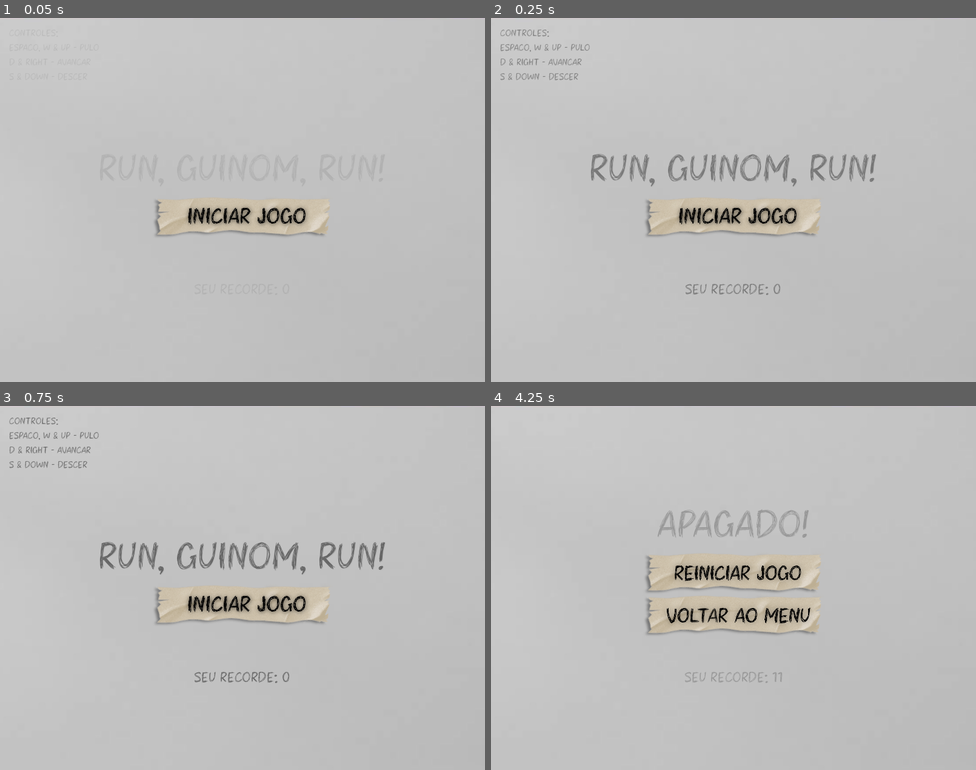
Above: before the commit, frames 1-4 (two rows, left to right).
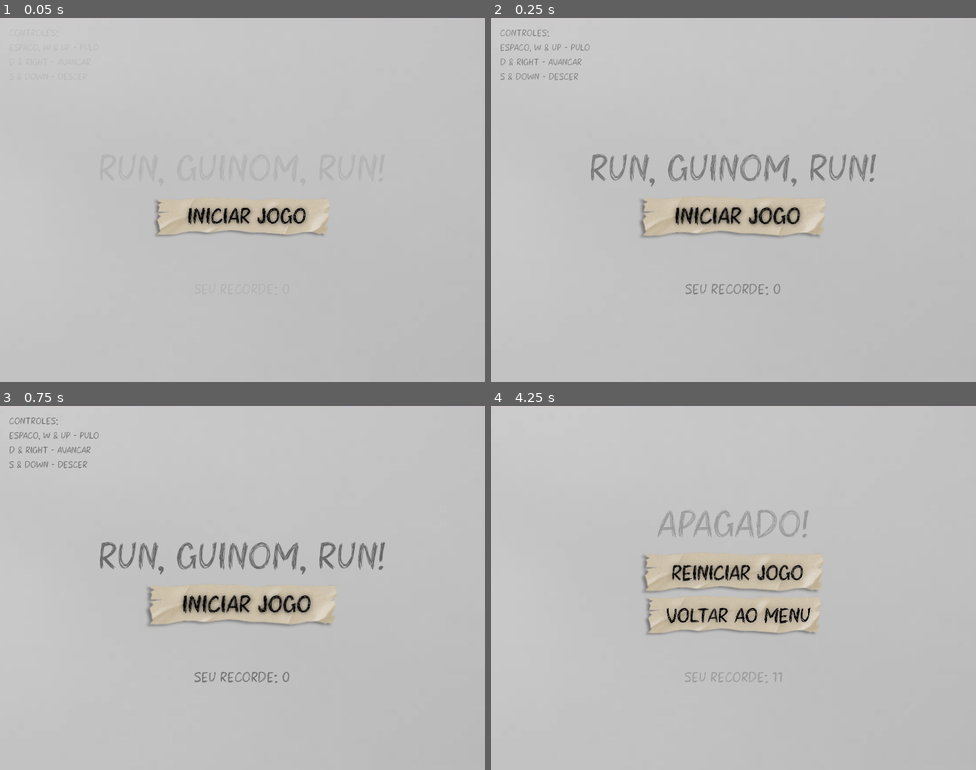
Above: after the commit, the same moments.

Repository: miguellaroque/Run-Guinom-Run-
Game: Godot game, scene res://scenes/main_menu.tscn
The game is run twice, just before and just after one commit, with the same random seed, the same clock (stepped at 60 frames per second) and the same inputs.
Inputs (mouse positions are in pixels of both pictures, inside the frame that each line leads up to):
- Up to frame 1 (0.05 s): no input
- Up to frame 2 (0.25 s): no input
- Up to frame 3 (0.75 s): click (242, 606) at 0.5 s
- Up to frame 4 (4.25 s): hold D (avancar) 1.28-2.78 s; tap S (cair) every 0.75 s from 1.35 to 3.6 s; tap Space (pulo) at 1.52, 2.27, 3.77 s; hold D (avancar) from 3.53 s (still down)

Frame 1 is identical in both runs. In frame 2, 1.1% of the frame differs, in the area x 30-69%, y 49-61%; in frame 3, 1.4%, in the area x 30-70%, y 49-61%; in frame 4, 0.8%.

Commit message:
Adicionando navegação entre botões dos menus

Diff:
--- a/scenes/game_over.tscn
+++ b/scenes/game_over.tscn
@@ -5,7 +5,84 @@
 [ext_resource type="FontFile" uid="uid://ckcnxfhwmwhse" path="res://fonts/Chaos Aura.otf" id="2_tbwuq"]
 [ext_resource type="Texture2D" uid="uid://wlr7x08n4icb" path="res://sprites/botão_reiniciar.png" id="3_racf3"]
 [ext_resource type="Texture2D" uid="uid://bi0wt4vassw6t" path="res://sprites/botão_voltar_menu.png" id="4_7m3ot"]
+[ext_resource type="Script" uid="uid://c31cnlrvmrmh6" path="res://scripts/btn_iniciar.gd" id="6_2jtsn"]
 [ext_resource type="Script" uid="uid://8b7rj0pl7fm0" path="res://scripts/fade_in_go.gd" id="6_irg28"]
+
+[sub_resource type="StyleBoxEmpty" id="StyleBoxEmpty_8bugq"]
+
+[sub_resource type="Animation" id="Animation_wawo4"]
+length = 0.001
+tracks/0/type = "value"
+tracks/0/imported = false
+tracks/0/enabled = true
+tracks/0/path = NodePath(".:scale")
+tracks/0/interp = 1
+tracks/0/loop_wrap = true
+tracks/0/keys = {
+"times": PackedFloat32Array(0),
+"transitions": PackedFloat32Array(1),
+"update": 0,
+"values": [Vector2(1, 1)]
+}
+
+[sub_resource type="Animation" id="Animation_56v3a"]
+resource_name = "btn_selecionado"
+tracks/0/type = "value"
+tracks/0/imported = false
+tracks/0/enabled = true
+tracks/0/path = NodePath(".:scale")
+tracks/0/interp = 1
+tracks/0/loop_wrap = true
+tracks/0/keys = {
+"times": PackedFloat32Array(0, 0.51, 1),
+"transitions": PackedFloat32Array(1, 1, 1),
+"update": 0,
+"values": [Vector2(1, 1), Vector2(1.15, 1.15), Vector2(1, 1)]
+}
+
+[sub_resource type="AnimationLibrary" id="AnimationLibrary_o57t2"]
+_data = {
+&"RESET": SubResource("Animation_wawo4"),
+&"btn_selecionado": SubResource("Animation_56v3a")
+}
+
+[sub_resource type="StyleBoxEmpty" id="StyleBoxEmpty_uq3qu"]
+
+[sub_resource type="Animation" id="Animation_0p6qk"]
+length = 0.001
+tracks/0/type = "value"
+tracks/0/imported = false
+tracks/0/enabled = true
+tracks/0/path = NodePath(".:scale")
+tracks/0/interp = 1
+tracks/0/loop_wrap = true
+tracks/0/keys = {
+"times": PackedFloat32Array(0),
+"transitions": PackedFloat32Array(1),
+"update": 0,
+"values": [Vector2(1, 1)]
+}
+
+[sub_resource type="Animation" id="Animation_s4bmq"]
+resource_name = "btn_selecionado"
+tracks/0/type = "value"
+tracks/0/imported = false
+tracks/0/enabled = true
+tracks/0/path = NodePath(".:scale")
+tracks/0/interp = 1
+tracks/0/loop_wrap = true
+tracks/0/keys = {
+"times": PackedFloat32Array(0, 0.51, 1),
+"transitions": PackedFloat32Array(1, 1, 1),
+"update": 0,
+"values": [Vector2(1, 1), Vector2(1.15, 1.15), Vector2(1, 1)]
+}
+
+[sub_resource type="AnimationLibrary" id="AnimationLibrary_r8nfu"]
+_data = {
+&"RESET": SubResource("Animation_0p6qk"),
+&"btn_selecionado": SubResource("Animation_s4bmq")
+}
 
 [node name="Game Over" type="Control" unique_id=1124852981]
 layout_mode = 3
@@ -81,8 +158,15 @@
 offset_bottom = 28.0
 grow_horizontal = 2
 grow_vertical = 2
+pivot_offset = Vector2(153, 52)
+focus_next = NodePath("../VoltarMenu")
+theme_override_styles/focus = SubResource("StyleBoxEmpty_8bugq")
 icon = ExtResource("3_racf3")
 flat = true
+script = ExtResource("6_2jtsn")
+
+[node name="AnimationPlayer" type="AnimationPlayer" parent="Reiniciar" unique_id=1531122932]
+libraries/ = SubResource("AnimationLibrary_o57t2")
 
 [node name="VoltarMenu" type="Button" parent="." unique_id=1805743938]
 layout_mode = 1
@@ -97,8 +181,15 @@
 offset_bottom = 98.0
 grow_horizontal = 2
 grow_vertical = 2
+pivot_offset = Vector2(153.5, 52)
+focus_previous = NodePath("../Reiniciar")
+theme_override_styles/focus = SubResource("StyleBoxEmpty_uq3qu")
 icon = ExtResource("4_7m3ot")
 flat = true
+script = ExtResource("6_2jtsn")
+
+[node name="AnimationPlayer" type="AnimationPlayer" parent="VoltarMenu" unique_id=627529714]
+libraries/ = SubResource("AnimationLibrary_r8nfu")
 
 [connection signal="pressed" from="Reiniciar" to="." method="_on_reiniciar_pressed"]
 [connection signal="pressed" from="VoltarMenu" to="." method="_on_voltar_menu_pressed"]
--- a/scenes/main_menu.tscn
+++ b/scenes/main_menu.tscn
@@ -5,6 +5,46 @@
 [ext_resource type="FontFile" uid="uid://ckcnxfhwmwhse" path="res://fonts/Chaos Aura.otf" id="3_tbmy8"]
 [ext_resource type="Texture2D" uid="uid://0jsoxljkwgkp" path="res://sprites/botão_iniciar_jogo.png" id="4_8ln24"]
 [ext_resource type="Script" uid="uid://8b7rj0pl7fm0" path="res://scripts/fade_in_go.gd" id="4_jk1qb"]
+[ext_resource type="Script" uid="uid://c31cnlrvmrmh6" path="res://scripts/btn_iniciar.gd" id="6_rtw2f"]
+
+[sub_resource type="StyleBoxEmpty" id="StyleBoxEmpty_8ln24"]
+
+[sub_resource type="Animation" id="Animation_rtw2f"]
+length = 0.001
+tracks/0/type = "value"
+tracks/0/imported = false
+tracks/0/enabled = true
+tracks/0/path = NodePath(".:scale")
+tracks/0/interp = 1
+tracks/0/loop_wrap = true
+tracks/0/keys = {
+"times": PackedFloat32Array(0),
+"transitions": PackedFloat32Array(1),
+"update": 0,
+"values": [Vector2(1, 1)]
+}
+
+[sub_resource type="Animation" id="Animation_oa1go"]
+resource_name = "btn_selecionado"
+loop_mode = 1
+tracks/0/type = "value"
+tracks/0/imported = false
+tracks/0/enabled = true
+tracks/0/path = NodePath(".:scale")
+tracks/0/interp = 1
+tracks/0/loop_wrap = true
+tracks/0/keys = {
+"times": PackedFloat32Array(0.033333335, 0.53333336, 1),
+"transitions": PackedFloat32Array(1, 1, 1),
+"update": 0,
+"values": [Vector2(1, 1), Vector2(1.15, 1.15), Vector2(1, 1)]
+}
+
+[sub_resource type="AnimationLibrary" id="AnimationLibrary_tbmy8"]
+_data = {
+&"RESET": SubResource("Animation_rtw2f"),
+&"btn_selecionado": SubResource("Animation_oa1go")
+}
 
 [node name="Main Menu" type="Control" unique_id=1124852981]
 layout_mode = 3
@@ -93,7 +133,13 @@
 offset_bottom = 81.0
 grow_horizontal = 2
 grow_vertical = 2
+pivot_offset = Vector2(153.5, 52)
+theme_override_styles/focus = SubResource("StyleBoxEmpty_8ln24")
 icon = ExtResource("4_8ln24")
 flat = true
+script = ExtResource("6_rtw2f")
+
+[node name="AnimationPlayer" type="AnimationPlayer" parent="Iniciar" unique_id=1173745985]
+libraries/ = SubResource("AnimationLibrary_tbmy8")
 
 [connection signal="pressed" from="Iniciar" to="." method="_on_iniciar_pressed"]
--- /dev/null
+++ b/scripts/btn_iniciar.gd
@@ -0,0 +1,14 @@
+extends Button
+
+@onready var anim = $AnimationPlayer
+
+func _ready():
+	focus_entered.connect(_on_focus_entered)
+	focus_exited.connect(_on_focus_exited)
+
+func _on_focus_entered():
+	anim.play("btn_selecionado")
+
+func _on_focus_exited():
+	anim.stop()
+	scale = Vector2.ONE
--- a/scripts/game_over.gd
+++ b/scripts/game_over.gd
@@ -4,6 +4,7 @@
 @onready var recorde = $LabelPontos
 
 func _ready() -> void:
+	$Reiniciar.grab_focus()
 	recorde.text = "SEU RECORDE: " + str(int(GlobalVar.recorde))
 
 func trocar_cena(cena: String) -> void:
--- a/scripts/main_menu.gd
+++ b/scripts/main_menu.gd
@@ -4,6 +4,7 @@
 @onready var recorde = $LabelPontos
 
 func _ready() -> void:
+	$Iniciar.grab_focus()
 	recorde.text = "SEU RECORDE: " + str(int(GlobalVar.recorde))
 
 func _on_iniciar_pressed() -> void:
Not shown, added: scripts/btn_iniciar.gd.uid
